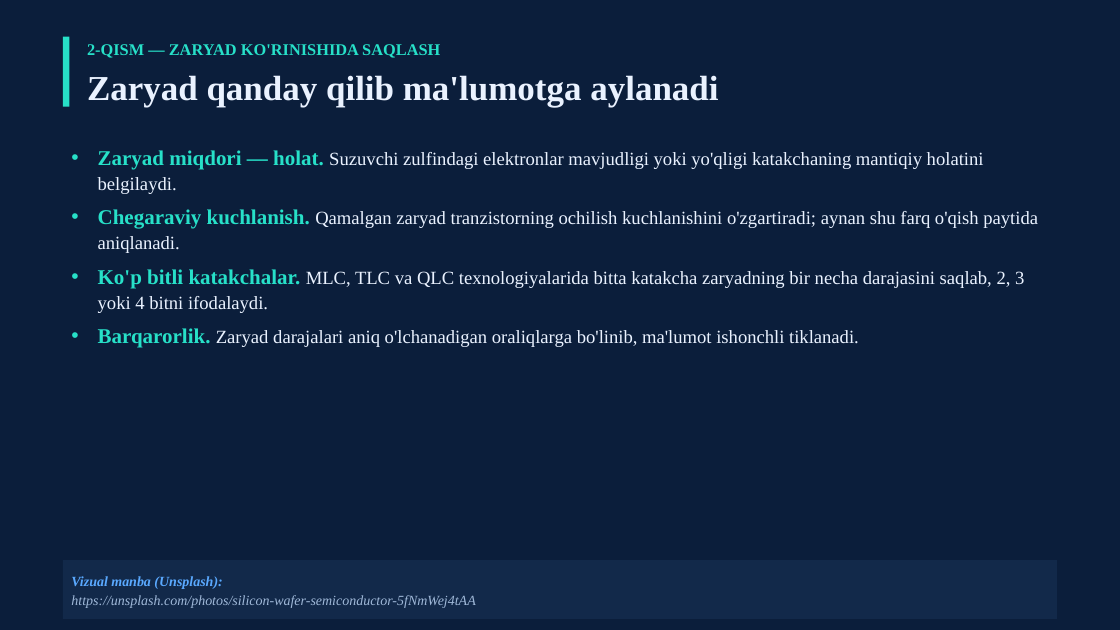
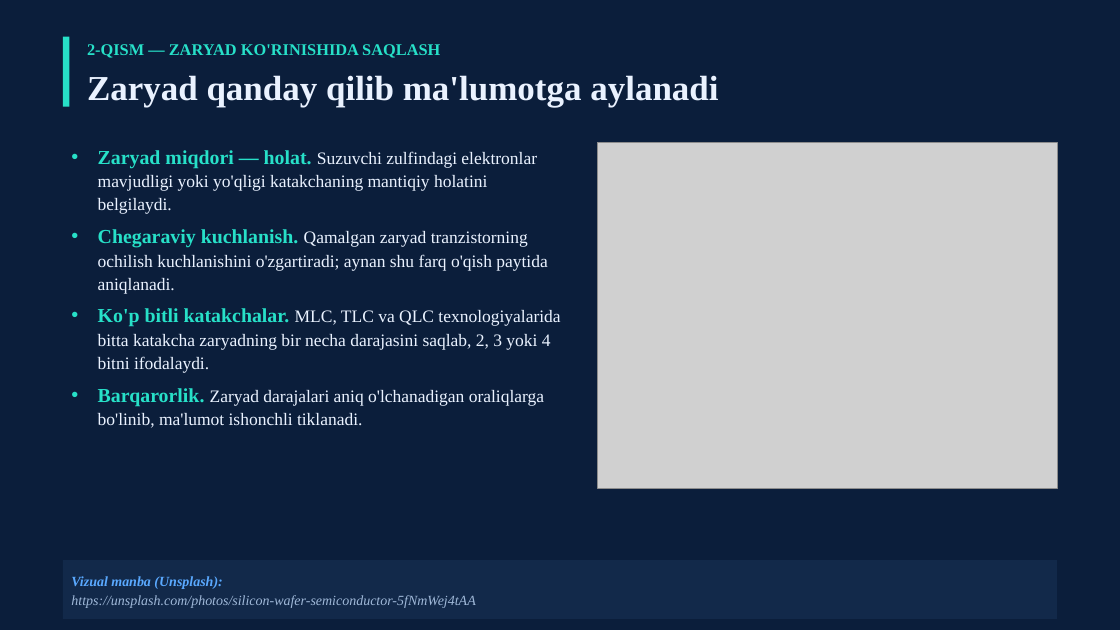
Before and after one commit to dasturland/KK123, a slide deck: slide 6 of Fleshkalar_USB_malumot_saqlashi.pptx. Drawn at 1120x630 pixels with LibreOffice and Linux fonts; fonts in the diff are those of the drawing; grey boxes stand for pictures. Boxes give left, top, right and bottom in pixels: in the first picture for what was removed or moved away, otherwise in the second. Text is boxed around its words. In the diff, an @@ line names an element or a change of style, - is before the commit and + after.

```diff
--- a/Fleshkalar_USB_malumot_saqlashi.pptx
+++ b/Fleshkalar_USB_malumot_saqlashi.pptx
@@ text "Zaryad miqdori — holat. Suzuvchi ..." at (x1=98, y1=150, x2=560, y2=428): size 18 to 17 pt in "Zaryad miqdori — holat.", "Chegaraviy kuchlanish.", "Ko'p bitli katakchalar.", "Barqarorlik."; size 16 to 15 pt in "Suzuvchi zulfindagi elektronlar mavjudligi yoki yo'qligi kat ...", "Qamalgan zaryad tranzistorning ochilish kuchlanishini o'zgar ...", "MLC, TLC va QLC texnologiyalarida bitta katakcha ...", "Zaryad darajalari aniq o'lchanadigan oraliqlarga bo'linib, m ..." @@
@@ picture added at (x1=598, y1=143, x2=1058, y2=489) @@
```
Also in this commit, not shown: 9 other slides changed, 3 other files.
